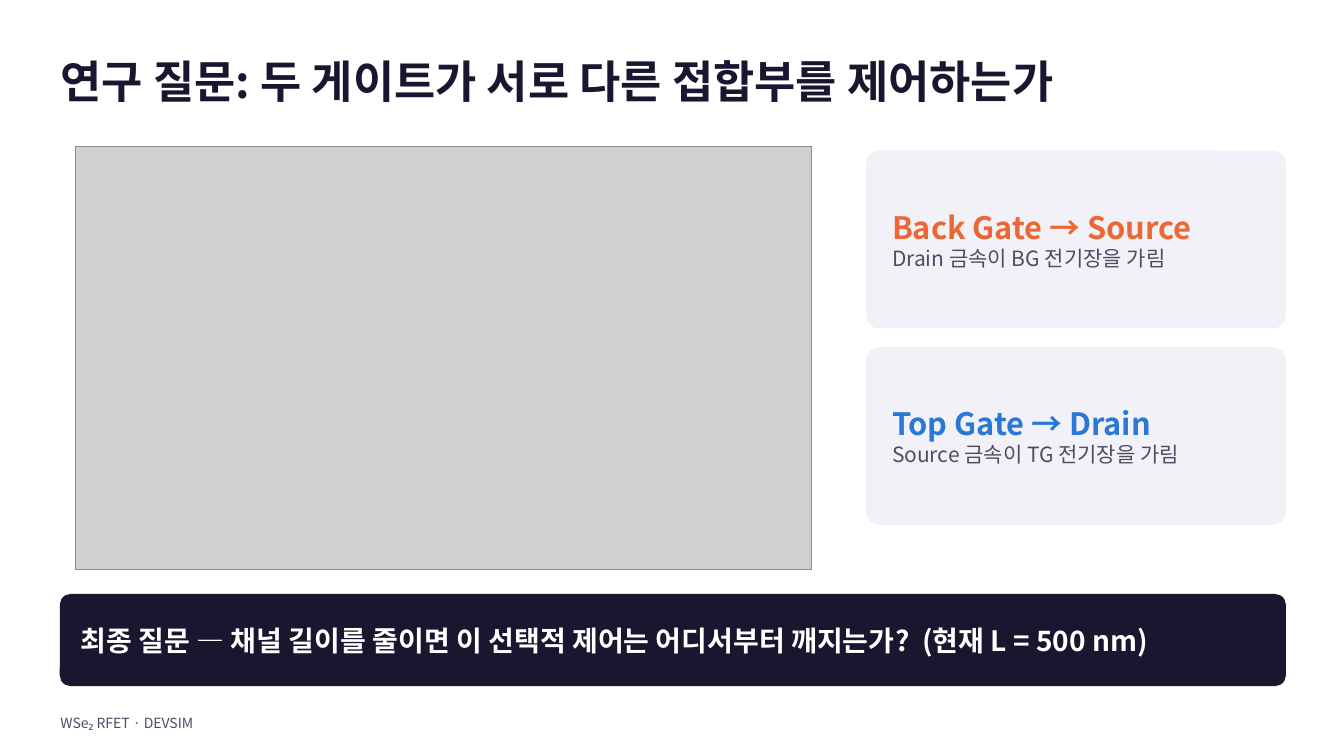
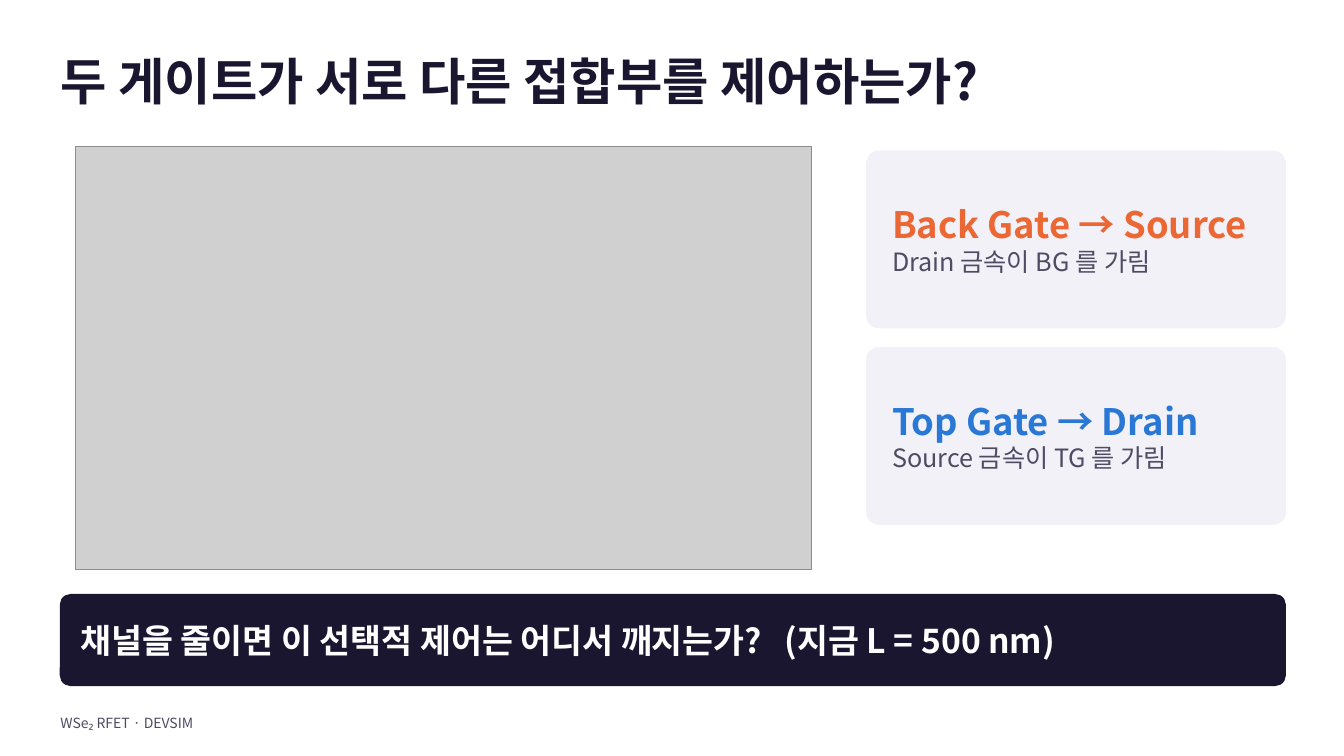
Before and after one commit to jiseonyang-9070/rfet, a slide deck: slide 2 of slides/WSe2_RFET_electrostatics.pptx. Drawn at 1344x756 pixels with LibreOffice and Linux fonts; fonts in the diff are those of the drawing; grey boxes stand for pictures. Boxes give left, top, right and bottom in pixels: in the first picture for what was removed or moved away, otherwise in the second. Text is boxed around its words. In the diff, an @@ line names an element or a change of style, - is before the commit and + after.

```diff
--- a/slides/WSe2_RFET_electrostatics.pptx
+++ b/slides/WSe2_RFET_electrostatics.pptx
@@ title at (60, 57, 978, 105): text changed; size 32 to 36 pt @@
-연구 질문: 두 게이트가 서로 다른 접합부를 제어하는가
+두 게이트가 서로 다른 접합부를 제어하는가?
@@ text at (892, 209, 1246, 239): size 22 to 26 pt in "Back Gate → Source" @@
@@ text at (892, 250, 1150, 273): text changed; size 15 to 18 pt @@
-Drain 금속이 BG 전기장을 가림
+Drain 금속이 BG 를 가림
@@ text at (892, 405, 1199, 443): size 22 to 26 pt in "Top Gate → Drain" @@
@@ text at (892, 442, 1166, 469): text changed; size 15 to 18 pt @@
-Source 금속이 TG 전기장을 가림
+Source 금속이 TG 를 가림
@@ text at (81, 624, 1055, 660): text changed; size 20 to 24 pt @@
-최종 질문 — 채널 길이를 줄이면 이 선택적 제어는 어디서부터 깨지는가? (현재 L = 500 nm)
+채널을 줄이면 이 선택적 제어는 어디서 깨지는가? (지금 L = 500 nm)
```
Also in this commit, not shown: 17 other slides changed, 1 other file.
